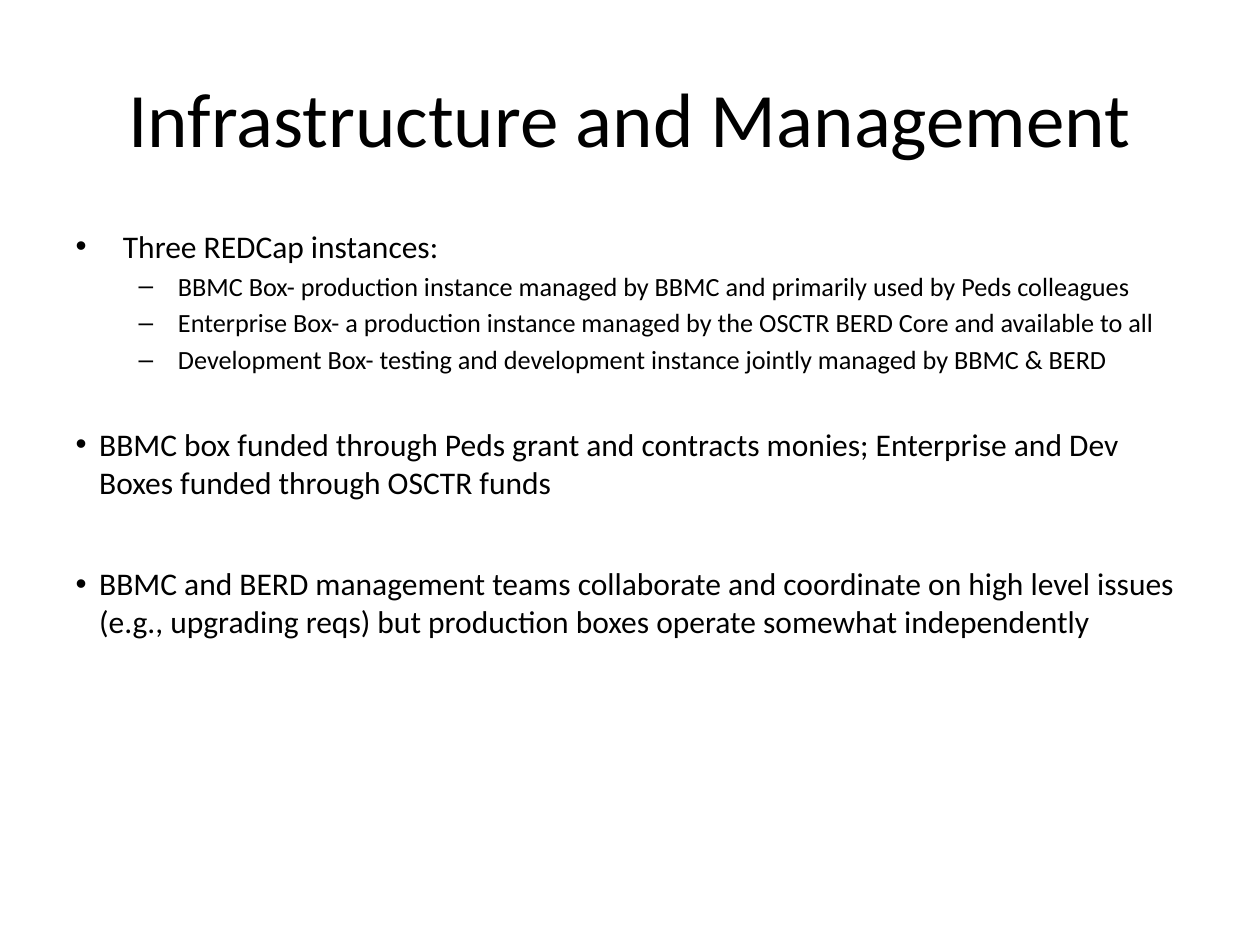
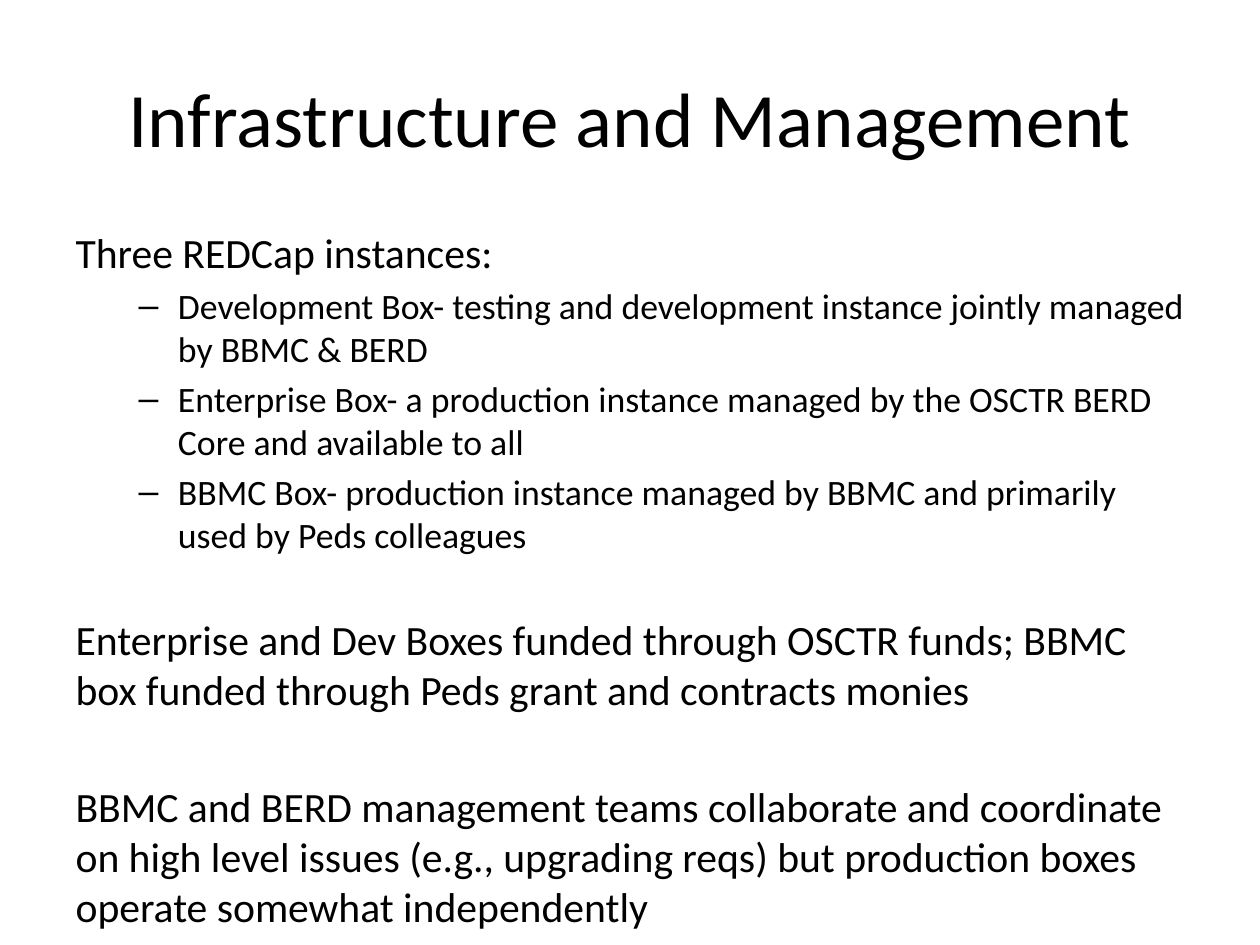
Before and after one commit to OuhscBbmc/RedcapGovernanceDocs, a slide deck: slide 4 of agendas/2016-04-redcap-governance-meeting.pptx. Drawn at 1260x945 pixels with LibreOffice and Linux fonts; fonts in the diff are those of the drawing. Boxes give left, top, right and bottom in pixels: in the first picture for what was removed or moved away, otherwise in the second. Text is boxed around its words. In the diff, an @@ line names an element or a change of style, - is before the commit and + after.

```diff
--- a/agendas/2016-04-redcap-governance-meeting.pptx
+++ b/agendas/2016-04-redcap-governance-meeting.pptx
@@ text at <box>76,239,1162,929</box>: size 18 to 23.8 pt in "Three REDCap instances:", "BBMC and BERD management teams collaborate and ..."; size 15 to 20.4 pt in "BBMC Box- production instance managed by BBMC ..."; bullet • to none; more space between paragraphs; list level 3 to 1 in "BBMC and BERD management teams ..." @@
@@ text at <box>178,294,1183,456</box>: paragraphs added @@
+  – Development Box- testing and development instance jointly managed by BBMC & BERD
+  – Enterprise Box- a production instance managed by the OSCTR BERD Core and available to all
@@ text at <box>76,626,1126,712</box>: text changed; size 15 to 23.8 pt @@
-  – Enterprise Box- a production instance managed by the OSCTR BERD Core and available to all
-  – Development Box- testing and development instance jointly managed by BBMC & BERD
-    • BBMC box funded through Peds grant and contracts monies; Enterprise and Dev Boxes funded through OSCTR funds
+Enterprise and Dev Boxes funded through OSCTR funds; BBMC box funded through Peds grant and contracts monies
```
Also in this commit, not shown: 7 other slides changed, 9 slides added, 9 slides removed, 1 other file.
